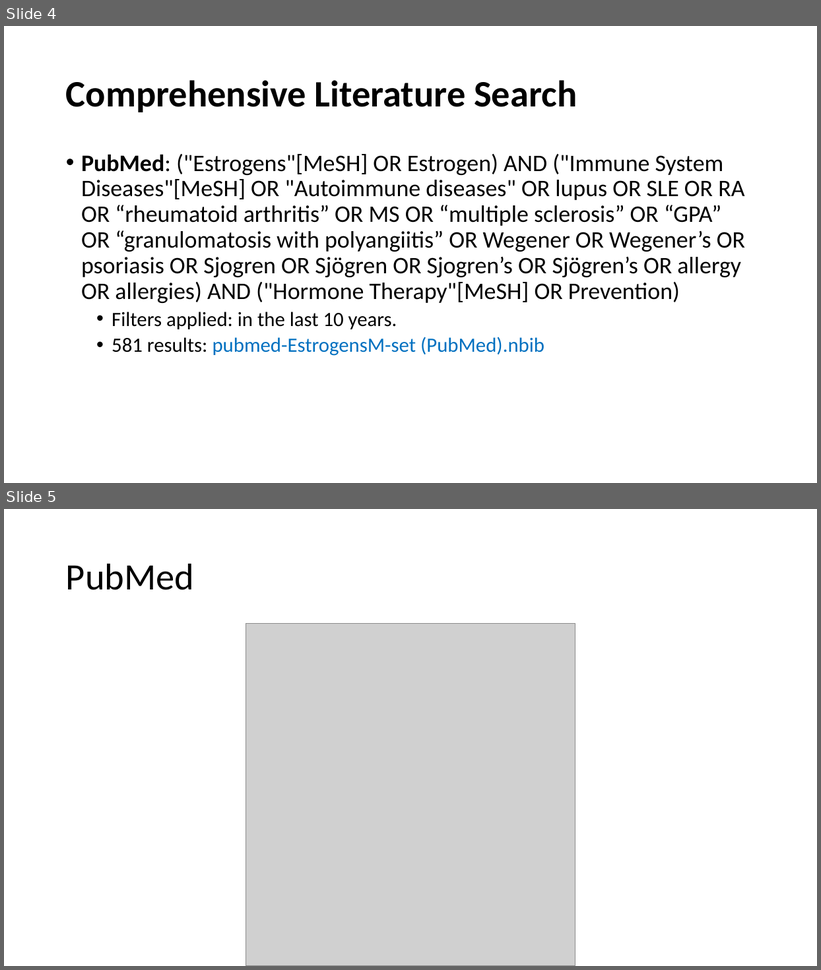
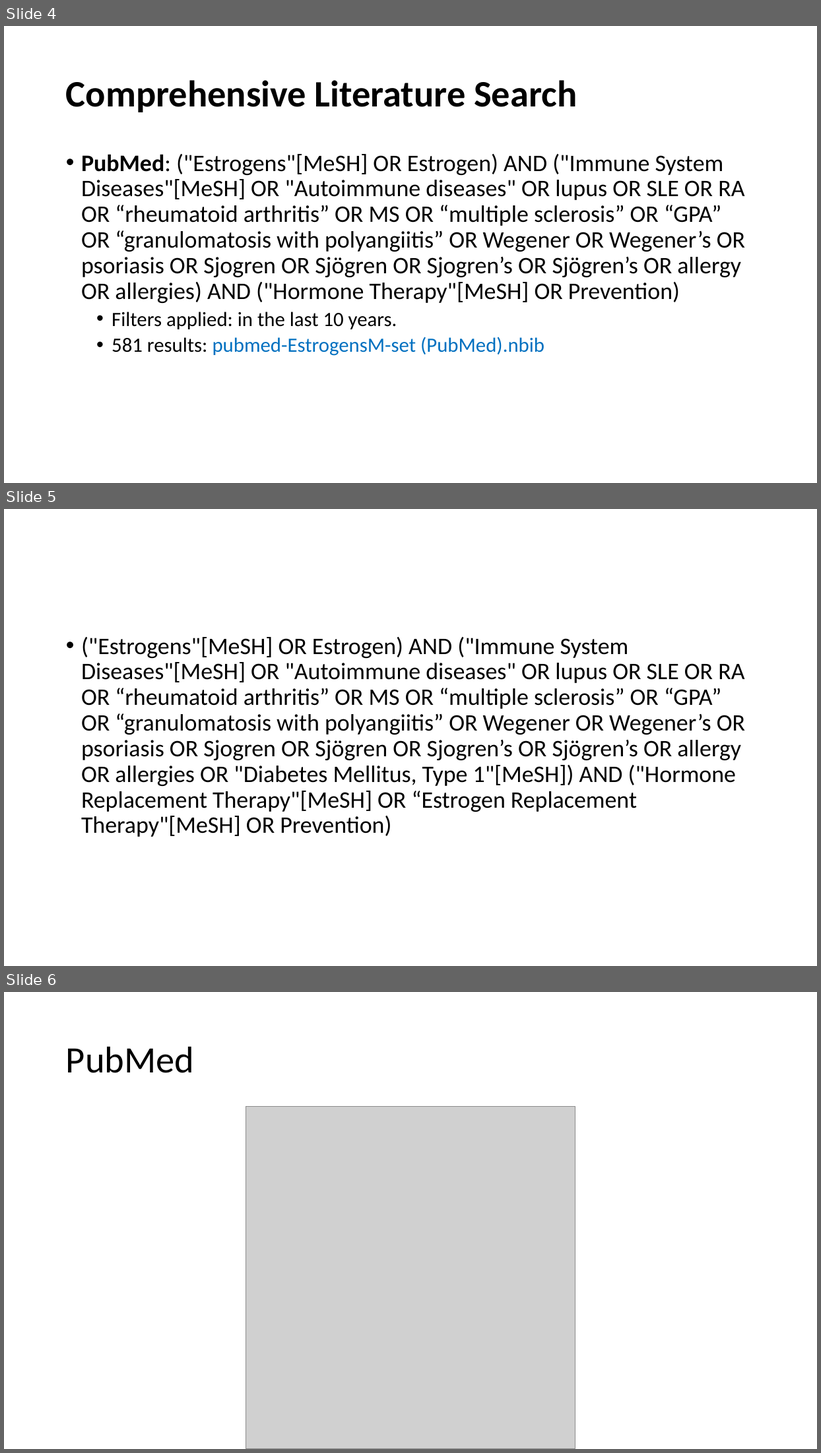
Before and after one commit to BruceChen034020/EstrogenImmunomodulationSystematicReview, a slide deck: Estrogen as an immunomodulator and its role in.pptx. Shown one above the other, each under a label of ours: slides 4 and 5 before the commit, slides 4, 5 and 6 after it. The pictures are 821x970 and 821x1453 pixels, drawn with LibreOffice and Linux fonts; fonts in the diff are those of the drawing; grey boxes stand for pictures. Boxes give left, top, right and bottom in pixels: in the first picture for what was removed or moved away, otherwise in the second. Text is boxed around its words. In the diff, an @@ line names an element or a change of style, - is before the commit and + after.

```diff
--- a/Estrogen as an immunomodulator and its role in.pptx
+++ b/Estrogen as an immunomodulator and its role in.pptx
@@ slide 5 added at box(4, 509, 817, 966), background #FFFFFF @@
@@ text added at box(81, 637, 745, 837), 28 pt, text #000000 @@
+• ("Estrogens"[MeSH] OR Estrogen) AND ("Immune System Diseases"[MeSH] OR "Autoimmune diseases" OR lupus OR SLE OR RA OR “rheumatoid arthritis” OR MS OR “multiple sclerosis” OR “GPA” OR “granulomatosis with polyangiitis” OR Wegener OR Wegener’s OR psoriasis OR Sjogren OR Sjögren OR Sjogren’s OR Sjögren’s OR allergy OR allergies OR "Diabetes Mellitus, Type 1"[MeSH]) AND ("Hormone Replacement Therapy"[MeSH] OR “Estrogen Replacement Therapy"[MeSH] OR Prevention)
@@ what was slide 5 is now slide 6 @@
```
Also in this commit, not shown: 2 slides changed.
